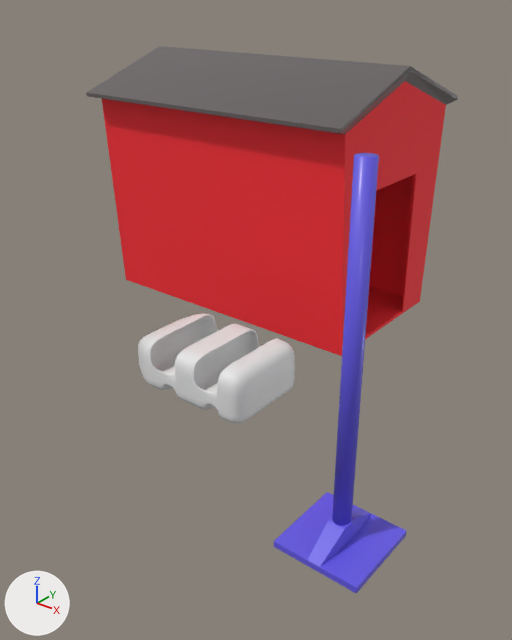
The Blender file project/scene.blend, before and after one commit.
The view is the same before and after, from a 50 mm lens placed at (11.86, -13.1, 10.7), pointed at (-0.02, 1.75, 1.49). The axes (+X, +Y, +Z) are drawn at lower left. The lights are the same throughout.

The first picture shows 'Cube', 'Foot', 'House', 'Pole'.
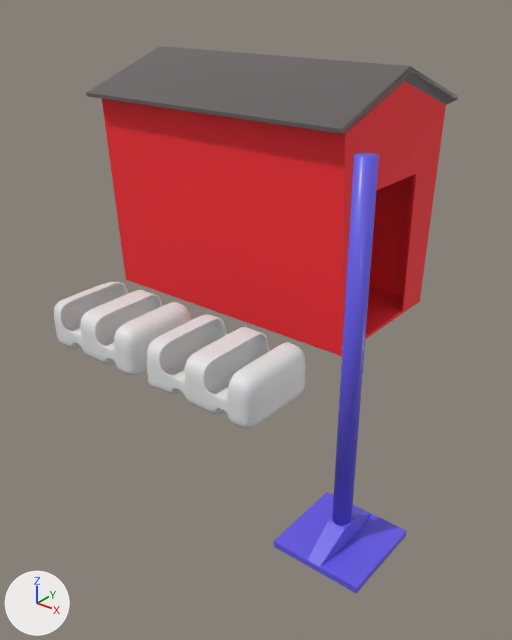
What changed in the scene script:
```text
Add me_cube_005:
    me_cube_005.from_pydata(...)  # 193 vertices, 165 faces; spans x -1.99..1.88, y -1.39..0.0, z 0.0..1.55
    me_cube_005.polygons.foreach_set('use_smooth', [True] * 165)
Change ob_cube:
    ob_cube.location: (0.0, 0.0, 0.02) -> (-3.99, 0.0, 0.02)
Add ob_wagon2:
    ob_wagon2 = bpy.data.objects.new('Wagon2', me_cube_005)
    ob_wagon2.location = (0.36, 0.0, 0.02)
    _m = ob_wagon2.modifiers.new('Mirror', 'MIRROR')
    _m.use_axis = (False, True, False)
    _m.use_clip = True
    _m = ob_wagon2.modifiers.new('Subsurf', 'SUBSURF')
    _m.levels = 3
    _m.render_levels = 3
```

Location of each change, (x1, y1, x2, y2) in pixels of the pictures (512 x 640 px):
'Cube', moved
    before: (138, 313, 295, 423)
    after: (54, 282, 191, 375)
'Wagon2', added
    after: (147, 314, 306, 428)
